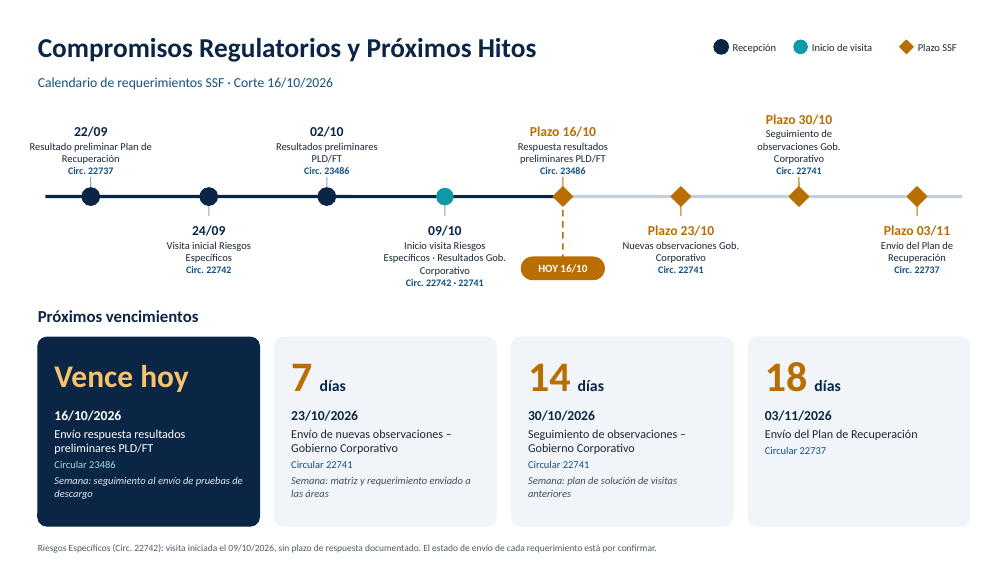
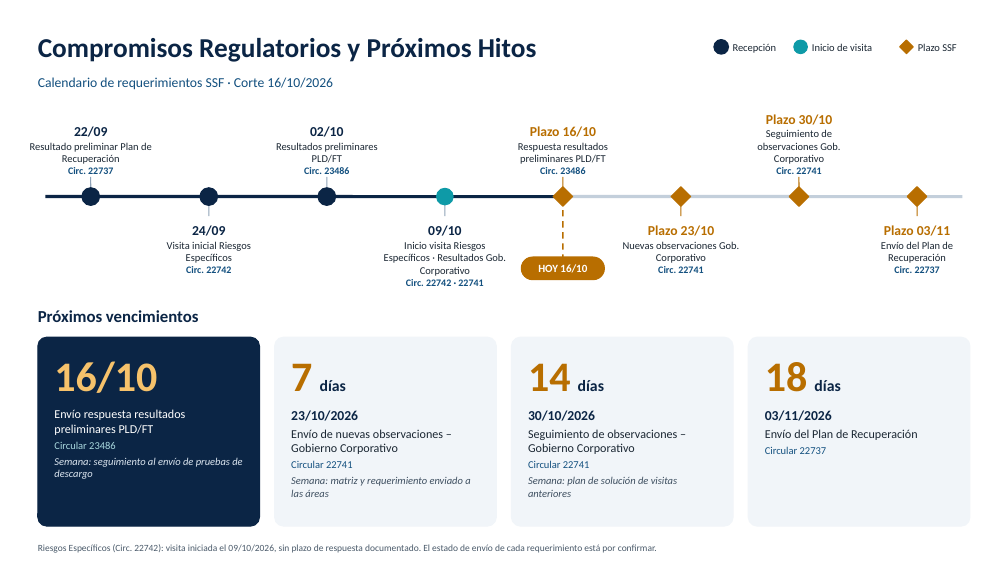
Before and after one commit to menjivar201280/riesgo, a slide deck: slide 2 of resumen-ejecutivo-semanal/Resumen_Ejecutivo_Riesgos_COMEDICA_2_Slides.pptx. Drawn at 1008x567 pixels with LibreOffice and Linux fonts; fonts in the diff are those of the drawing. Boxes give left, top, right and bottom in pixels: in the first picture for what was removed or moved away, otherwise in the second. Text is boxed around its words. In the diff, an @@ line names an element or a change of style, - is before the commit and + after.

```diff
--- a/resumen-ejecutivo-semanal/Resumen_Ejecutivo_Riesgos_COMEDICA_2_Slides.pptx
+++ b/resumen-ejecutivo-semanal/Resumen_Ejecutivo_Riesgos_COMEDICA_2_Slides.pptx
@@ text at (54,361,157,393): text changed; size 30 to 40 pt @@
-Vence hoy
+16/10
@@ text at (54,410,121,421): paragraph removed @@
-16/10/2026
```
Also in this commit, not shown: 2 other files.
